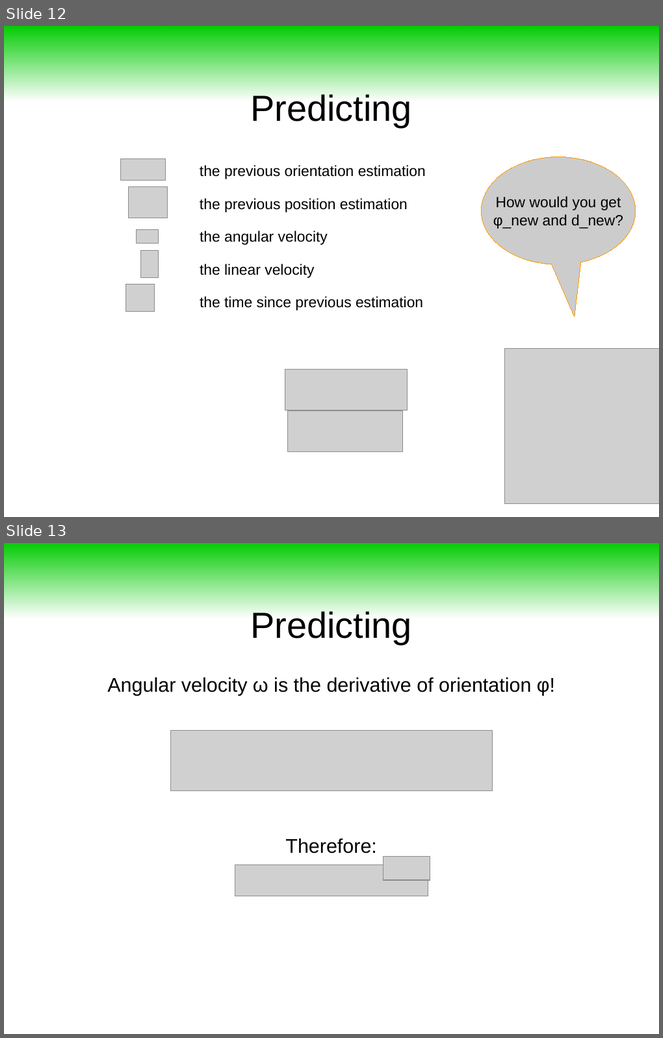
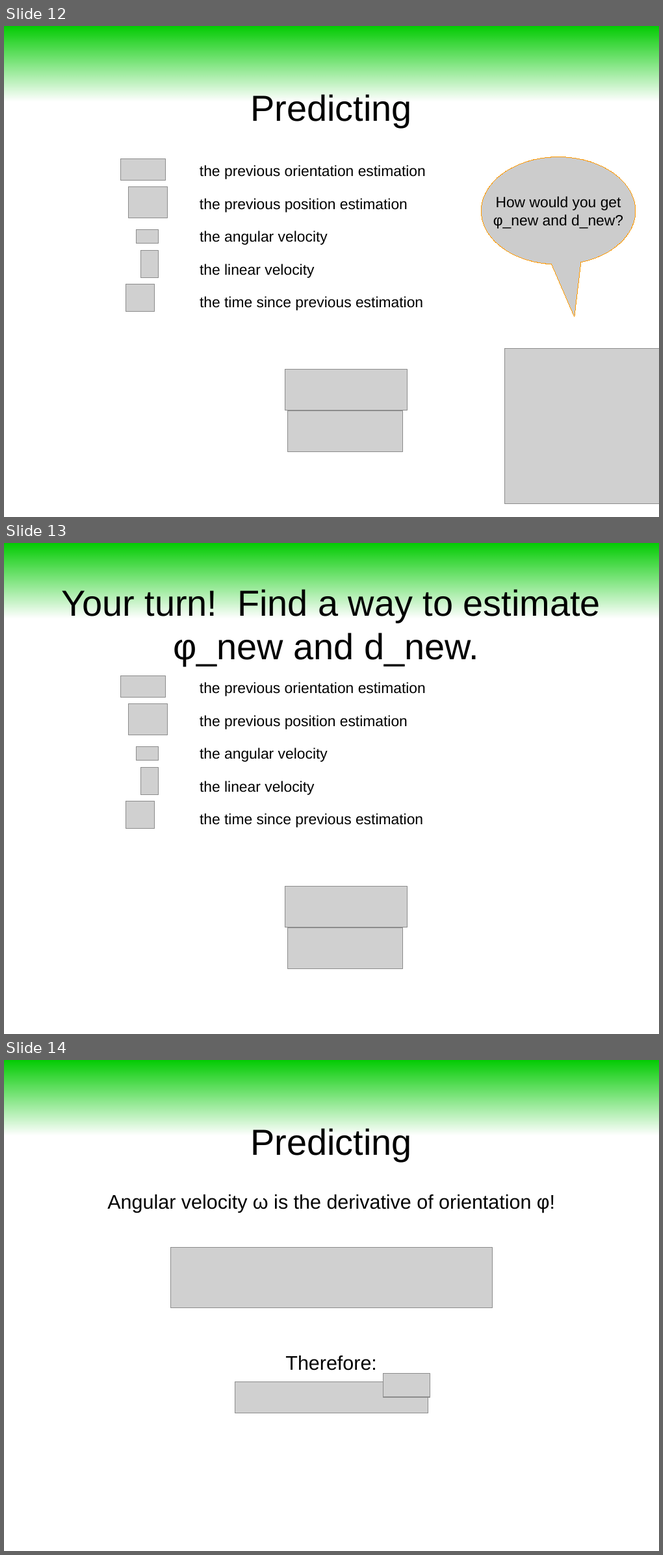
Before and after one commit to maivincent/MISE_presentations, a slide deck: step2_3_Lane_filter.odp. Shown one above the other, each under a label of ours: slides 12 and 13 before the commit, slides 12, 13 and 14 after it. The pictures are 663x1038 and 663x1555 pixels, drawn with LibreOffice and Linux fonts; fonts in the diff are those of the drawing; grey boxes stand for pictures. Boxes give left, top, right and bottom in pixels: in the first picture for what was removed or moved away, otherwise in the second. Text is boxed around its words. In the diff, an @@ line names an element or a change of style, - is before the commit and + after.

```diff
--- a/step2_3_Lane_filter.odp
+++ b/step2_3_Lane_filter.odp
@@ slide 13 added at (x1=4, y1=543, x2=659, y2=1034), background #FFFFFF @@
@@ rectangle added at (x1=4, y1=543, x2=659, y2=618), fill gradient #00CC00 @@
@@ title added at (x1=61, y1=589, x2=601, y2=666), 44 pt, text #000000 @@
+Your turn! Find a way to estimate φ_new and d_new.
@@ picture added at (x1=121, y1=676, x2=166, y2=697) @@
@@ text added at (x1=200, y1=682, x2=426, y2=696), 18 pt, text #000000 @@
+the previous orientation estimation
@@ picture added at (x1=129, y1=704, x2=168, y2=735) @@
@@ text added at (x1=200, y1=715, x2=408, y2=730), 18 pt, text #000000 @@
+the previous position estimation
@@ picture added at (x1=136, y1=746, x2=159, y2=761) @@
@@ text added at (x1=200, y1=748, x2=328, y2=762), 18 pt, text #000000 @@
+the angular velocity
@@ picture added at (x1=140, y1=768, x2=159, y2=795) @@
@@ text added at (x1=200, y1=781, x2=314, y2=795), 18 pt, text #000000 @@
+the linear velocity
@@ picture added at (x1=126, y1=801, x2=155, y2=828) @@
@@ text added at (x1=200, y1=813, x2=423, y2=828), 18 pt, text #000000 @@
+the time since previous estimation
@@ picture added at (x1=285, y1=887, x2=408, y2=928) @@
@@ picture added at (x1=287, y1=928, x2=403, y2=969) @@
@@ what was slide 13 is now slide 14 @@
```
Also in this commit, not shown: 3 slides changed, 8 other slides added, 1 slide removed, 18 other files.
